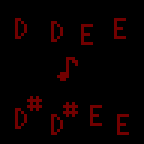
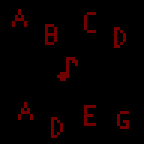
Layered file, before and after one edit (144x144). Changes by layer:
added layer "music_hint_potion.png copy" above "music_hint_potion.png" over [12, 9, 129, 138]
